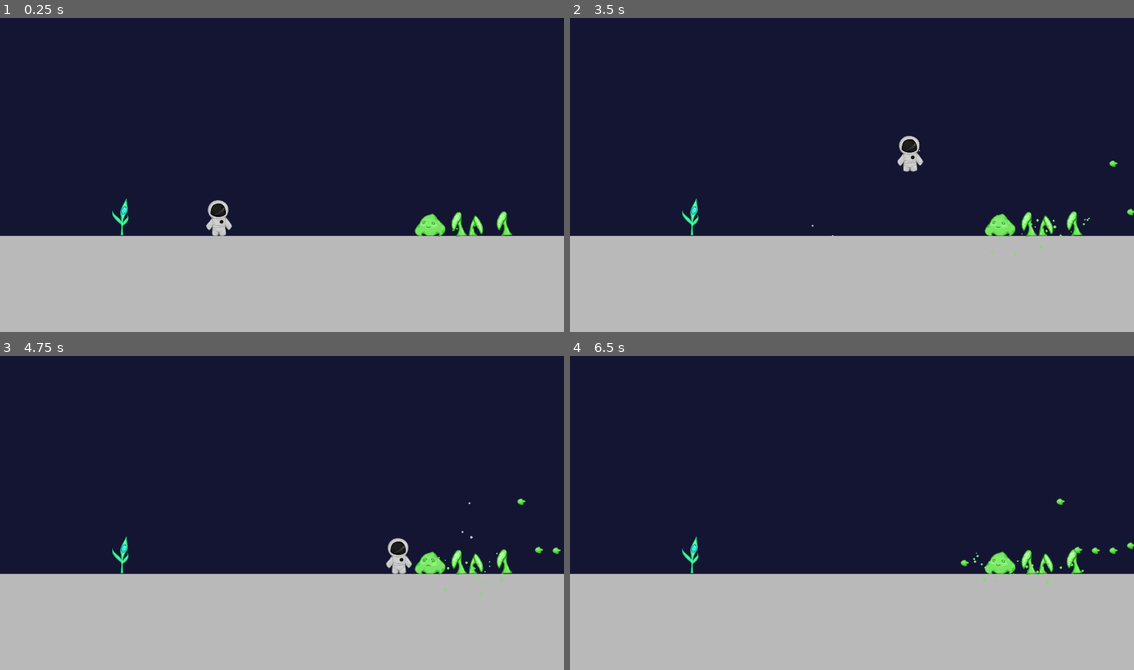
Above: before the commit, frames 1-4 (two rows, left to right).
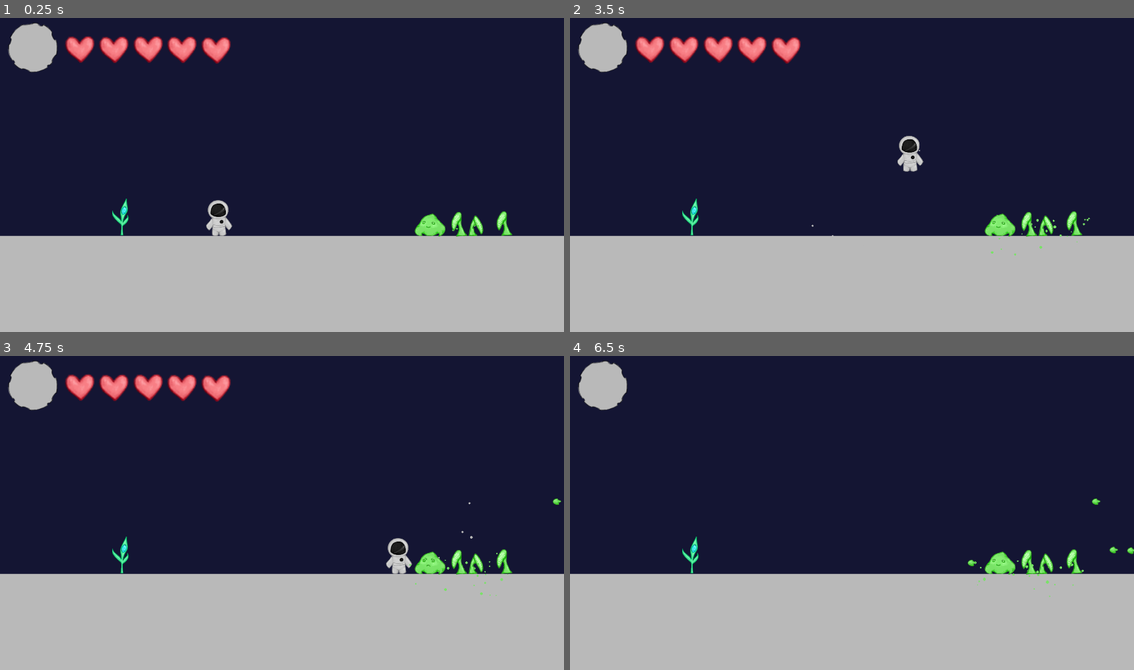
Above: after the commit, the same moments.

Repository: 7riciu/out-of-space
Game: Godot game, scene res://scenes/game.tscn
Two runs of this game, one before a commit and one after it. Both use one fixed random seed, a clock stepped at 60 frames per second and the inputs below.
Inputs:
- Up to frame 1 (0.25 s): no input
- Up to frame 2 (3.5 s): tap Enter at 0.5 s; hold D (Right) 0.53-2.03 s; tap E (e) at 0.6, 1.35, 2.3, 3.05 s; tap Space (Jump) at 0.77, 1.52, 3.02 s; hold A (Left) 2.03-2.78 s; tap Alt at 2.1 s; hold D (Right) from 2.78 s (still down); tap Shift at 2.85 s
- Up to frame 3 (4.75 s): tap E (e) at 3.6, 4.35 s; tap Space (Jump) at 3.77, 4.52 s; release D (Right) at 4.28 s; hold A (Left) from 4.28 s (still down)
- Up to frame 4 (6.5 s): release A (Left) at 5.03 s; hold D (Right) 5.03-5.78 s; tap Alt at 5.1 s; tap E (e) at 5.3, 6.05 s; hold A (Left) from 5.78 s (still down); tap Shift at 5.85 s; tap Space (Jump) at 6.02 s

The runs differ from the first frame. In frame 1, 2.6% of the frame differs, in the area x 1-41%, y 1-18%; in frame 2, 2.6%; in frame 3, 2.7%, in the area x 1-100%, y 1-64%; in frame 4, 1.3%.

Commit message:
Added hearts UI which you can lose if you get hit, fixed some bugs

Diff:
--- /dev/null
+++ b/scenes/UI.tscn
@@ -0,0 +1,94 @@
+[gd_scene load_steps=8 format=3 uid="uid://brm1g7ex613vf"]
+
+[ext_resource type="Texture2D" uid="uid://bn7w8clbn33fn" path="res://assets/moon_count.png" id="1_b3bc3"]
+[ext_resource type="Texture2D" uid="uid://cjsv6piy1hy5w" path="res://assets/heart.png" id="2_3b2b5"]
+[ext_resource type="Script" uid="uid://ceugsi56j24cr" path="res://scripts/heart_1_UI.gd" id="3_5en4g"]
+[ext_resource type="Script" uid="uid://ch5pi7kn1g457" path="res://scripts/heart_2_UI.gd" id="4_ua6yw"]
+[ext_resource type="Script" uid="uid://bvblbm155hdc5" path="res://scripts/heart_3_UI.gd" id="5_75u2n"]
+[ext_resource type="Script" uid="uid://cvqq1mlcbdl07" path="res://scripts/heart_4_UI.gd" id="6_3wlde"]
+[ext_resource type="Script" uid="uid://dyu682ewdx4xn" path="res://scripts/heart_5_UI.gd" id="7_xpksx"]
+
+[node name="CanvasLayer" type="CanvasLayer"]
+
+[node name="TextureRect" type="TextureRect" parent="."]
+anchors_preset = -1
+anchor_left = 0.014
+anchor_top = 0.022000002
+anchor_right = 0.106000006
+anchor_bottom = 0.18100001
+offset_left = 0.11999893
+offset_top = 0.23999786
+offset_right = -7.1260834
+offset_bottom = 0.519989
+texture = ExtResource("1_b3bc3")
+expand_mode = 3
+
+[node name="heart1" type="TextureRect" parent="."]
+anchors_preset = -1
+anchor_left = 0.11400001
+anchor_top = 0.065000005
+anchor_right = 0.16900001
+anchor_bottom = 0.15300001
+offset_left = 0.11997986
+offset_top = -0.20000458
+offset_right = -0.30148315
+offset_bottom = -0.2400055
+texture = ExtResource("2_3b2b5")
+expand_mode = 3
+script = ExtResource("3_5en4g")
+
+[node name="heart2" type="TextureRect" parent="."]
+anchors_preset = -1
+anchor_left = 0.17400001
+anchor_top = 0.066
+anchor_right = 0.22900002
+anchor_bottom = 0.15400001
+offset_left = 0.9199829
+offset_top = -0.27999878
+offset_right = 0.49856567
+offset_bottom = -0.32002258
+texture = ExtResource("2_3b2b5")
+expand_mode = 3
+script = ExtResource("4_ua6yw")
+
+[node name="heart3" type="TextureRect" parent="."]
+anchors_preset = -1
+anchor_left = 0.23500001
+anchor_top = 0.065000005
+anchor_right = 0.29000002
+anchor_bottom = 0.15300001
+offset_left = 0.7999878
+offset_top = -0.20000458
+offset_right = 0.37854004
+offset_bottom = -0.2400055
+texture = ExtResource("2_3b2b5")
+expand_mode = 3
+script = ExtResource("5_75u2n")
+
+[node name="heart4" type="TextureRect" parent="."]
+anchors_preset = -1
+anchor_left = 0.29500002
+anchor_top = 0.066
+anchor_right = 0.35000002
+anchor_bottom = 0.15400001
+offset_left = 0.5999756
+offset_top = -0.27999878
+offset_right = 0.17852783
+offset_bottom = -0.32002258
+texture = ExtResource("2_3b2b5")
+expand_mode = 3
+script = ExtResource("6_3wlde")
+
+[node name="heart5" type="TextureRect" parent="."]
+anchors_preset = -1
+anchor_left = 0.356
+anchor_top = 0.068
+anchor_right = 0.411
+anchor_bottom = 0.156
+offset_left = -0.52001953
+offset_top = -0.44000244
+offset_right = -0.94140625
+offset_bottom = -0.480011
+texture = ExtResource("2_3b2b5")
+expand_mode = 3
+script = ExtResource("7_xpksx")
--- a/scenes/game.tscn
+++ b/scenes/game.tscn
@@ -1,7 +1,8 @@
-[gd_scene load_steps=10 format=3 uid="uid://sl735eiihohs"]
+[gd_scene load_steps=11 format=3 uid="uid://sl735eiihohs"]
 
 [ext_resource type="Texture2D" uid="uid://dxdn7ilxq0ya5" path="res://assets/tiles.png" id="1_p57ef"]
 [ext_resource type="PackedScene" uid="uid://sppvkherfsvq" path="res://scenes/player.tscn" id="1_uwrxv"]
+[ext_resource type="PackedScene" uid="uid://brm1g7ex613vf" path="res://scenes/UI.tscn" id="2_gee14"]
 [ext_resource type="PackedScene" uid="uid://cu4qowh6yclp5" path="res://scenes/slime.tscn" id="3_p57ef"]
 [ext_resource type="PackedScene" uid="uid://bbjhkthmde1oi" path="res://scenes/storm.tscn" id="3_u5sy4"]
 [ext_resource type="PackedScene" uid="uid://r5ssygbbay74" path="res://scenes/sprout_plant1.tscn" id="4_u5sy4"]
@@ -744,6 +745,8 @@
 layer_0/tile_data = PackedInt32Array(3080193, 1703937, 42, 3145729, 1703937, 42, 3211265, 1703937, 42, 3276801, 1703937 …(231835 unchanged characters)…
 metadata/col = false
 
+[node name="CanvasLayer" parent="." instance=ExtResource("2_gee14")]
+
 [node name="Storm" parent="." instance=ExtResource("3_u5sy4")]
 
 [node name="player" parent="." instance=ExtResource("1_uwrxv")]
--- /dev/null
+++ b/scripts/heart_1_UI.gd
@@ -0,0 +1,7 @@
+extends TextureRect
+
+@onready var player = get_tree().get_first_node_in_group("player")
+
+func _process(_delta: float) -> void:
+	if player.heart_count == 0:
+		queue_free()
--- /dev/null
+++ b/scripts/heart_2_UI.gd
@@ -0,0 +1,7 @@
+extends TextureRect
+
+@onready var player = get_tree().get_first_node_in_group("player")
+
+func _process(_delta: float) -> void:
+	if player.heart_count == 1:
+		queue_free()
--- /dev/null
+++ b/scripts/heart_3_UI.gd
@@ -0,0 +1,7 @@
+extends TextureRect
+
+@onready var player = get_tree().get_first_node_in_group("player")
+
+func _process(_delta: float) -> void:
+	if player.heart_count == 2:
+		queue_free()
--- /dev/null
+++ b/scripts/heart_4_UI.gd
@@ -0,0 +1,7 @@
+extends TextureRect
+
+@onready var player = get_tree().get_first_node_in_group("player")
+
+func _process(_delta: float) -> void:
+	if player.heart_count == 3:
+		queue_free()
--- /dev/null
+++ b/scripts/heart_5_UI.gd
@@ -0,0 +1,7 @@
+extends TextureRect
+
+@onready var player = get_tree().get_first_node_in_group("player")
+
+func _process(_delta: float) -> void:
+	if player.heart_count == 4:
+		queue_free()
--- a/scripts/player.gd
+++ b/scripts/player.gd
@@ -6,7 +6,7 @@
 @export var jump_force = -650
 @export var gravity = 800
 
-@export var health = 10
+@onready var heart_count = 5
 
 @export var attack_power = 20
 @onready var is_attacking = false
@@ -40,5 +40,5 @@
 	move_and_slide()
 
 func _process(_delta: float) -> void:
-	if health <= 0:
+	if heart_count <= 0:
 		queue_free()
--- a/scripts/slime_splash.gd
+++ b/scripts/slime_splash.gd
@@ -12,7 +12,8 @@
 
 func _process(_delta: float) -> void:
 	if can_interact:
-		player.health -= 10
+		player.heart_count -= 1
+		queue_free()
 
 func on_body_entered(body):
 	if body.is_in_group("player"):
--- a/scripts/storm.gd
+++ b/scripts/storm.gd
@@ -5,6 +5,7 @@
 var storm_cooldown = 120
 
 func _process(_delta: float) -> void:
+	await get_tree().create_timer(2.0).timeout
 	if not storm_running:
 		storm()
 		storm_running = true
--- a/scripts/storm_attack_particle.gd
+++ b/scripts/storm_attack_particle.gd
@@ -10,8 +10,9 @@
 func _process(_delta: float) -> void:
 	self.position = self.position - Vector2(1, 0)
 	if can_interact:
-		player.health -= 10
-	if self.position == Vector2(0, 0):
+		player.heart_count -= 1
+		queue_free()
+	if self.position.x == -100:
 		queue_free()
 
 func on_body_entered(body):
Not shown, added: scripts/heart_1_UI.gd.uid
Not shown, added: scripts/heart_2_UI.gd.uid
Not shown, added: scripts/heart_3_UI.gd.uid
Not shown, added: scripts/heart_4_UI.gd.uid
Not shown, added: scripts/heart_5_UI.gd.uid
